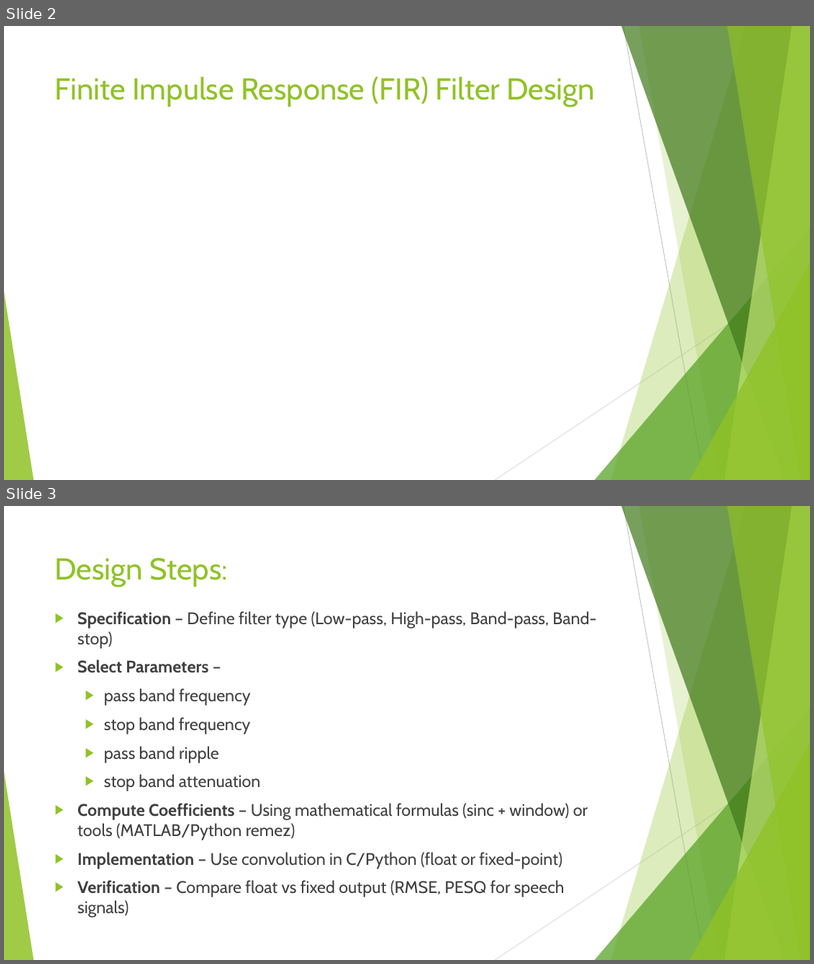
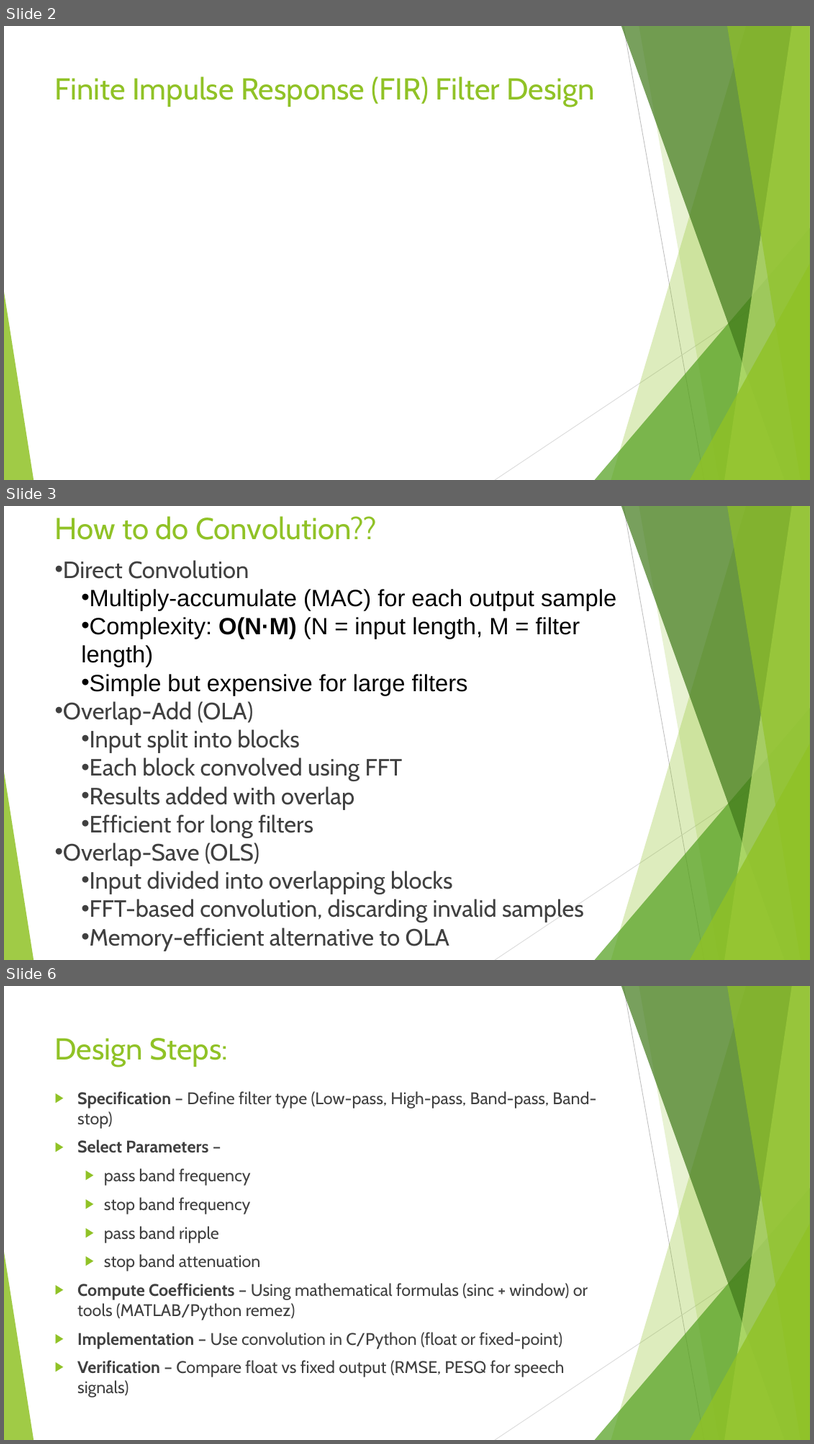
Before and after one commit to chbsaikiran/CBIT-DSP-SEMINAR-RELATED, a slide deck: Slides/DSP_Theory.pptx. Shown one above the other, each under a label of ours: slides 2 and 3 before the commit, slides 2, 3 and 6 after it; the slides between them are not shown. The pictures are 814x964 and 814x1444 pixels, drawn with LibreOffice and Linux fonts; fonts in the diff are those of the drawing; grey boxes stand for pictures. Boxes give left, top, right and bottom in pixels: in the first picture for what was removed or moved away, otherwise in the second. Text is boxed around its words. In the diff, an @@ line names an element or a change of style, - is before the commit and + after.

```diff
--- a/Slides/DSP_Theory.pptx
+++ b/Slides/DSP_Theory.pptx
@@ slide 3 added at [4,506,810,960], background #FFFFFF; not listed: 10 template elements that a slide beside it also shows @@
@@ title added at [55,516,377,540], 36 pt, text #90C226 @@
+How to do Convolution??
@@ text added at [63,560,617,951], 28 pt, text #404040 @@
+• Direct Convolution
+  • Multiply-accumulate (MAC) for each output sample
+  • Complexity: O(N·M) (N = input length, M = filter length)
+  • Simple but expensive for large filters
+• Overlap-Add (OLA)
+  • Input split into blocks
+  • Each block convolved using FFT
+  • Results added with overlap
+  • Efficient for long filters
+• Overlap-Save (OLS)
+  • Input divided into overlapping blocks
+  • FFT-based convolution, discarding invalid samples
+  • Memory-efficient alternative to OLA
@@ what was slide 3 is now slide 6 @@
```
Also in this commit, not shown: 2 slides changed, 2 other slides added, 1 other file.
